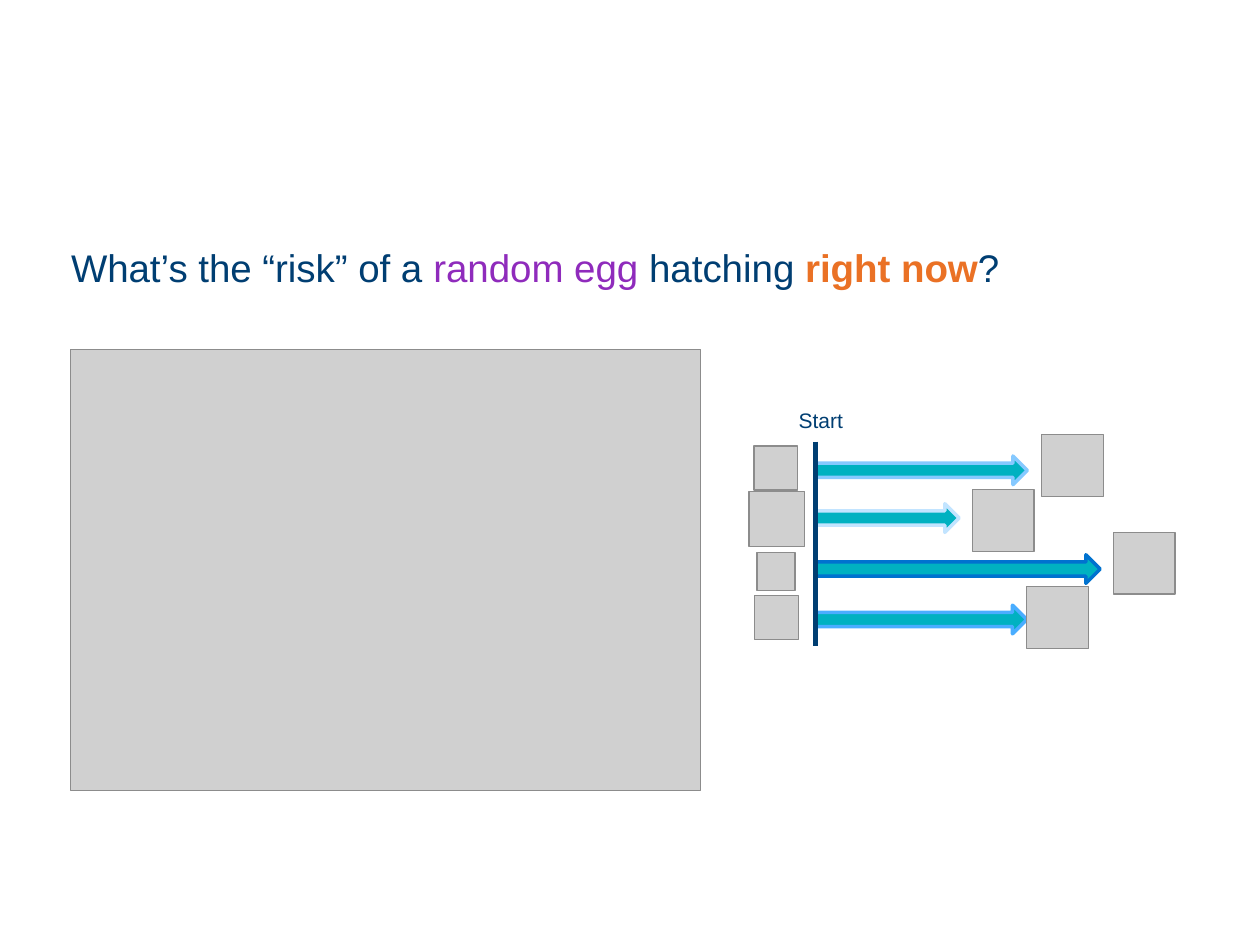
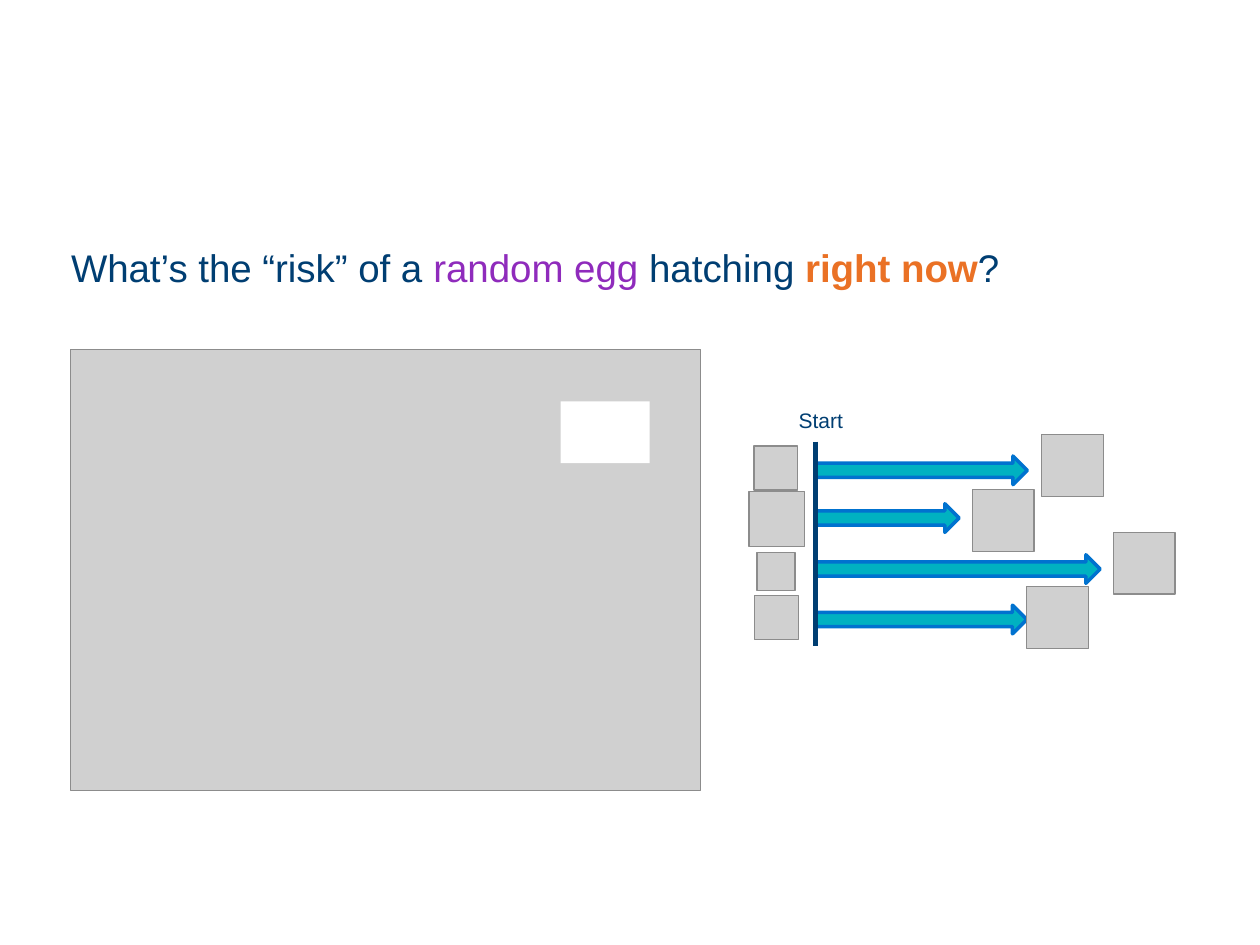
Before and after one commit to cambiotraining/stats-survival-analysis, a slide deck: slide 79 of survival-analysis-draft.pptx (slide 82 before the commit). Drawn at 1260x945 pixels with LibreOffice and Linux fonts; fonts in the diff are those of the drawing; grey boxes stand for pictures; background and template pictures are left out. Boxes give left, top, right and bottom in pixels: in the first picture for what was removed or moved away, otherwise in the second. Text is boxed around its words. In the diff, an @@ line names an element or a change of style, - is before the commit and + after.

```diff
--- a/survival-analysis-draft.pptx
+++ b/survival-analysis-draft.pptx
@@ rectangle added at [561, 401, 650, 462], fill #FFFFFF @@
@@ right arrow at [815, 456, 1027, 485]: outline #86C9FF 2 pt to #0072CF 2 pt @@
@@ right arrow at [815, 504, 959, 533]: outline #C2E4FF 2 pt to #0072CF 2 pt @@
@@ right arrow at [815, 605, 1027, 634]: outline #49ADFF 2 pt to #0072CF 2 pt @@
```
Also in this commit, not shown: 13 other slides changed, 20 slides added, 6 slides removed, 33 other files.
